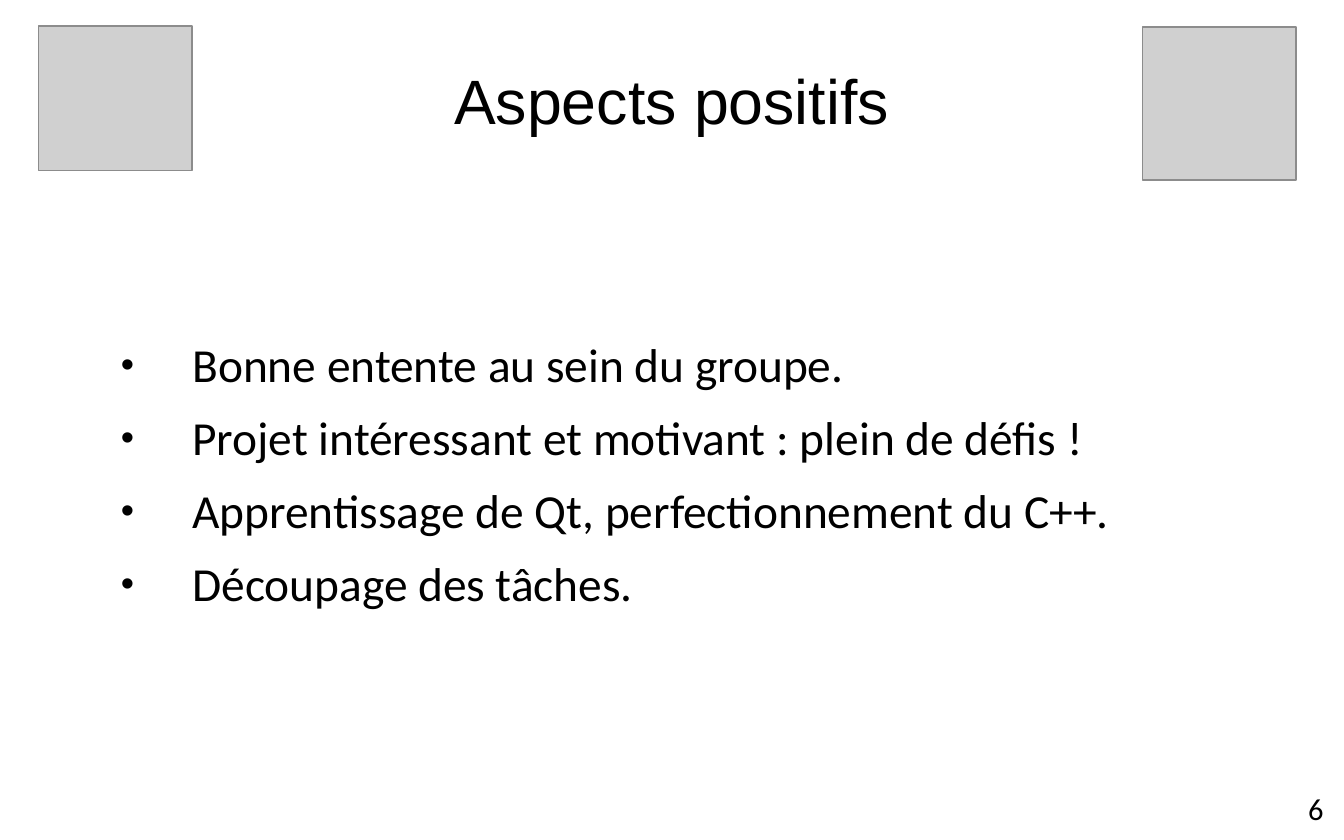
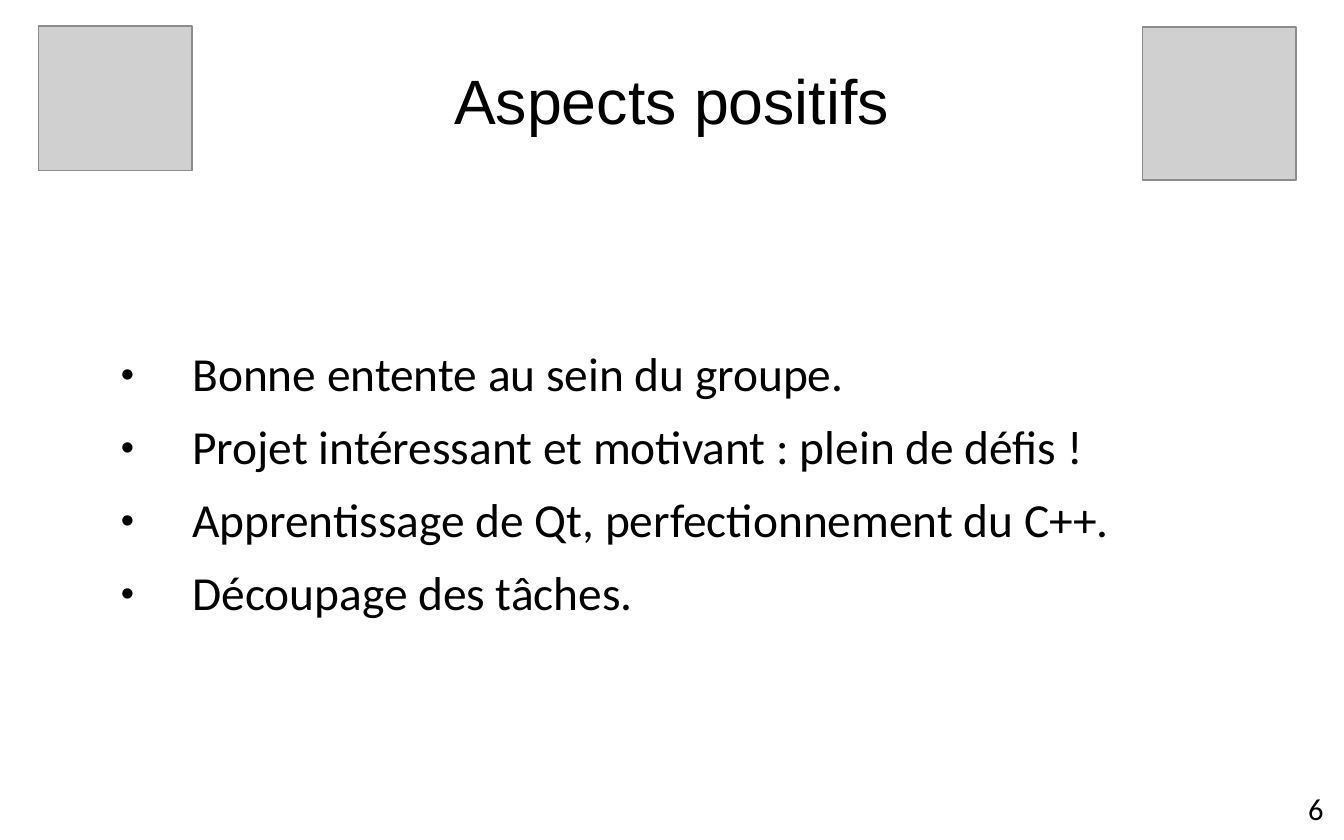
Before and after one commit to edri/ProjetChat2015, a slide deck: slide 7 of Documentation/Présentation/Projet de semestre.pptx. Drawn at 1344x840 pixels with LibreOffice and Linux fonts; fonts in the diff are those of the drawing; grey boxes stand for pictures; background and template pictures are left out. Boxes give left, top, right and bottom in pixels: in the first picture for what was removed or moved away, otherwise in the second. Text is boxed around its words. In the diff, an @@ line names an element or a change of style, - is before the commit and + after.

```diff
--- a/Documentation/Présentation/Projet de semestre.pptx
+++ b/Documentation/Présentation/Projet de semestre.pptx
@@ text "Bonne entente au sein du ...": place and size @@
-text "Bonne entente au sein du ..." at <box>192,349,1109,609</box>
+text "Bonne entente au sein du ..." at <box>192,358,1109,618</box>
```
Also in this commit, not shown: 2 other slides changed, 2 other files.
